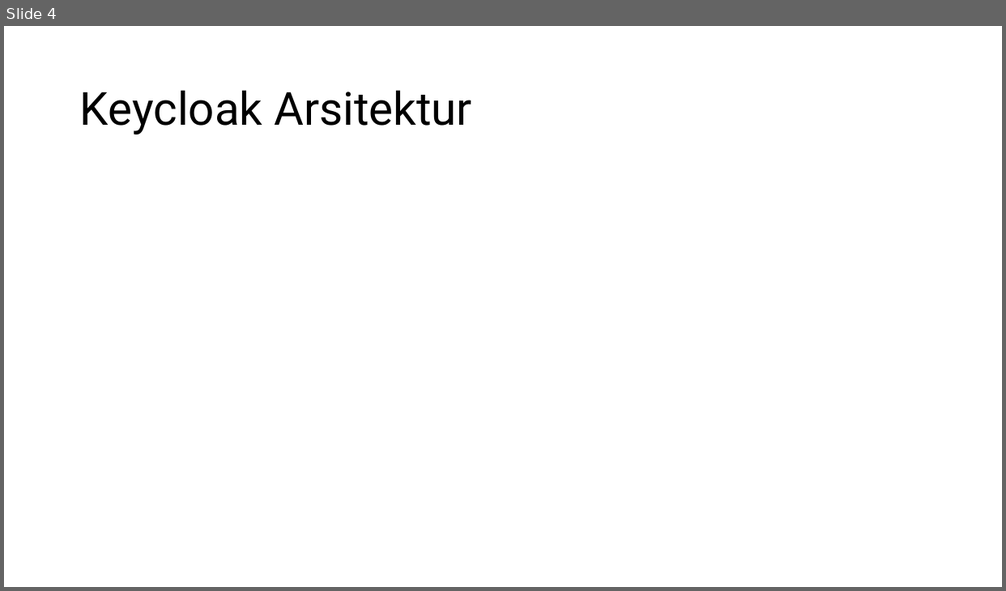
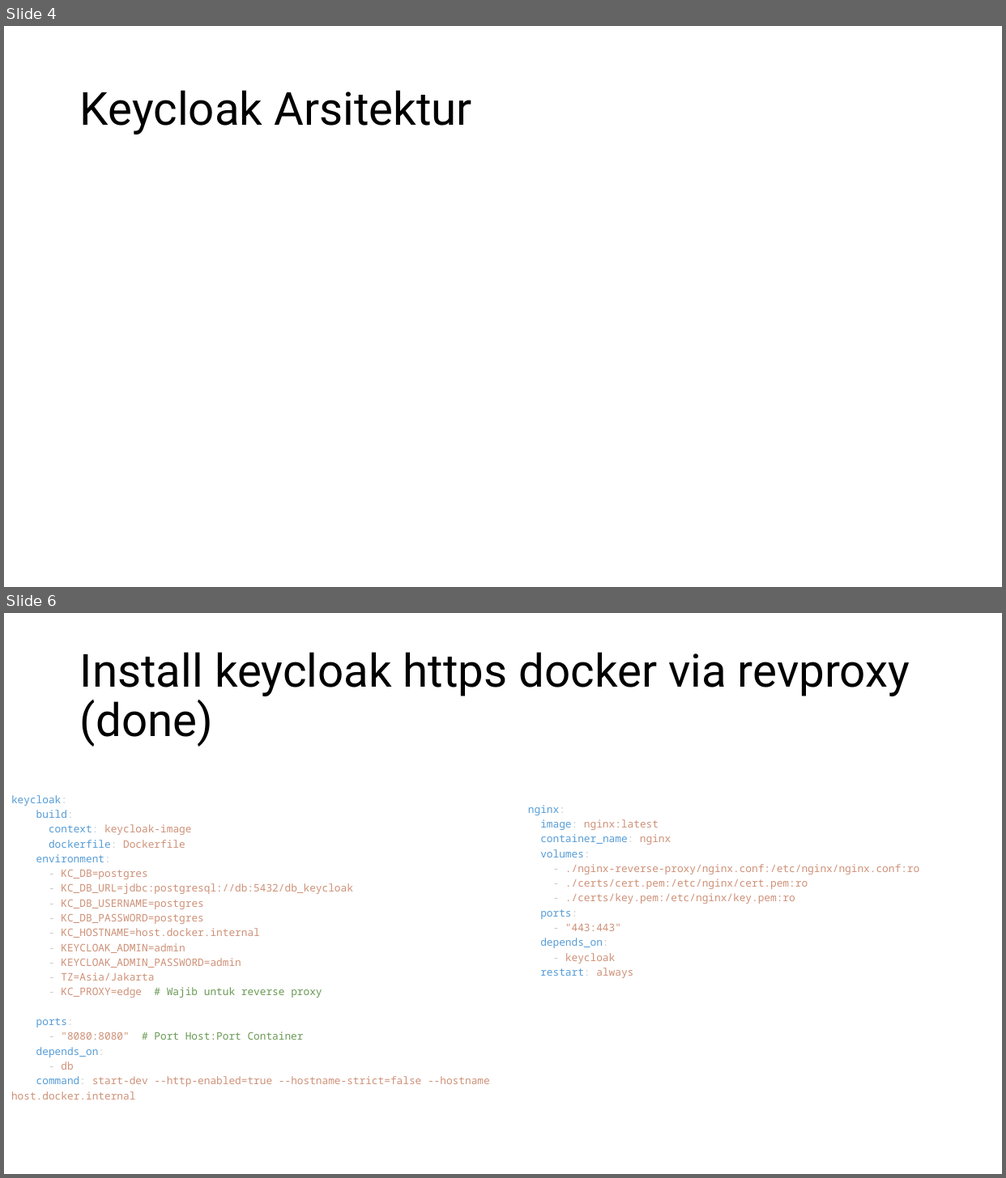
Before and after one commit to koharudin/sso-brin-compose, a slide deck: docs/sso.pptx. Shown one above the other, each under a label of ours: slide 4 before the commit, slides 4 and 6 after it; the slides between them are not shown. The pictures are 1006x591 and 1006x1178 pixels, drawn with LibreOffice and Linux fonts; fonts in the diff are those of the drawing. Boxes give left, top, right and bottom in pixels: in the first picture for what was removed or moved away, otherwise in the second. Text is boxed around its words. In the diff, an @@ line names an element or a change of style, - is before the commit and + after.

Commit message:
keycloak dist

```diff
--- a/docs/sso.pptx
+++ b/docs/sso.pptx
@@ slide 6 added at box(4, 613, 1002, 1174), background #FFFFFF @@
@@ title added at box(80, 652, 910, 747), 44 pt, text #000000 @@
+Install keycloak https docker via revproxy (done)
@@ text added at box(11, 795, 490, 1087), 10 pt, text #CE9178 @@
+keycloak:
+build:
+context: keycloak-image
+dockerfile: Dockerfile
+environment:
+- KC_DB=postgres
+- KC_DB_URL=jdbc:postgresql://db:5432/db_keycloak
+- KC_DB_USERNAME=postgres
+- KC_DB_PASSWORD=postgres
+- KC_HOSTNAME=host.docker.internal
+- KEYCLOAK_ADMIN=admin
+- KEYCLOAK_ADMIN_PASSWORD=admin
+- TZ=Asia/Jakarta
+- KC_PROXY=edge # Wajib untuk reverse proxy
+ports:
+- "8080:8080" # Port Host:Port Container
+depends_on:
+- db
+command: start-dev --http-enabled=true --hostname-strict=false --hostname host.docker.internal
@@ text added at box(528, 805, 919, 978), 10 pt, text #CE9178 @@
+nginx:
+image: nginx:latest
+container_name: nginx
+volumes:
+- ./nginx-reverse-proxy/nginx.conf:/etc/nginx/nginx.conf:ro
+- ./certs/cert.pem:/etc/nginx/cert.pem:ro
+- ./certs/key.pem:/etc/nginx/key.pem:ro
+ports:
+- "443:443"
+depends_on:
+- keycloak
+restart: always
```
Also in this commit, not shown: 1 slide changed, 4 other slides added, 4 other files.
